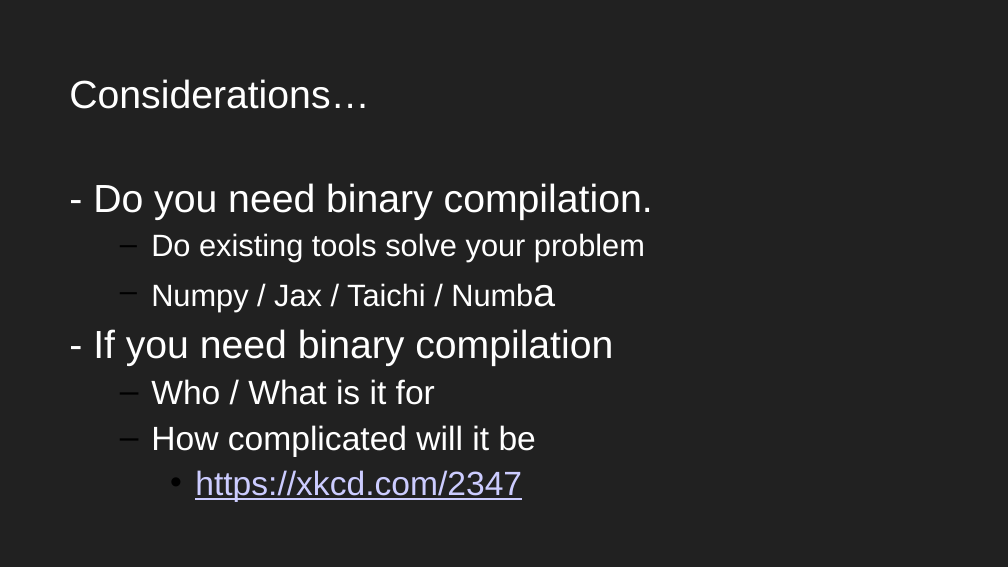
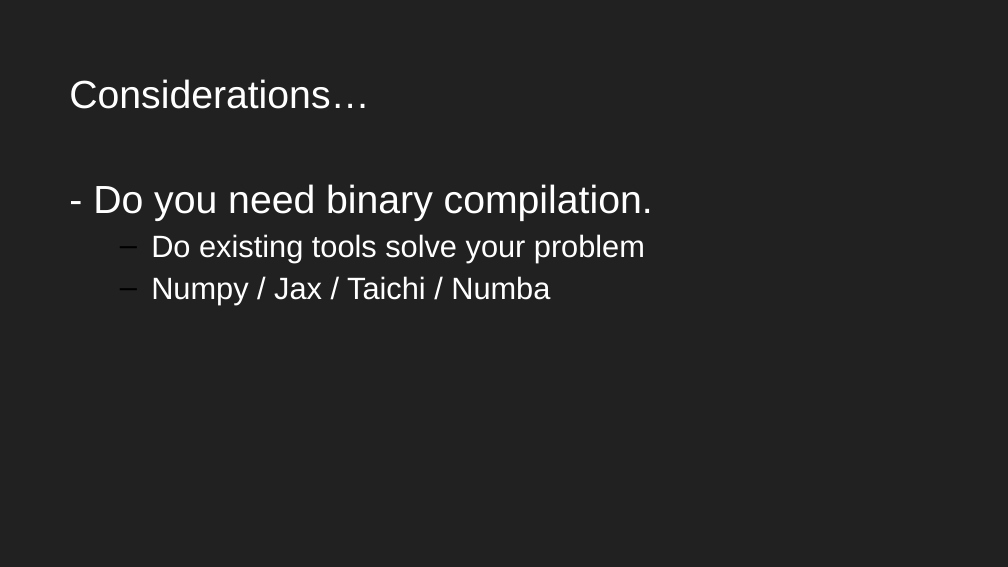
Before and after one commit to 0xz/cmake_survival, a slide deck: slide 26 of PHENICS_i2i_cmake_survival_2026.ppt. Drawn at 1008x567 pixels with LibreOffice and Linux fonts; fonts in the diff are those of the drawing. Boxes give left, top, right and bottom in pixels: in the first picture for what was removed or moved away, otherwise in the second. Text is boxed around its words. In the diff, an @@ line names an element or a change of style, - is before the commit and + after.

```diff
--- a/PHENICS_i2i_cmake_survival_2026.ppt
+++ b/PHENICS_i2i_cmake_survival_2026.ppt
@@ text "Considerations…" at [69,79,653,305]: size 28 to 22 pt in "Numba" @@
@@ text at [93,329,613,501]: paragraphs removed @@
-- If you need binary compilation
-  – Who / What is it for
-  – How complicated will it be
-    • https://xkcd.com/2347
```
Also in this commit, not shown: 5 other slides changed, 1 slide added, 21 other files.
